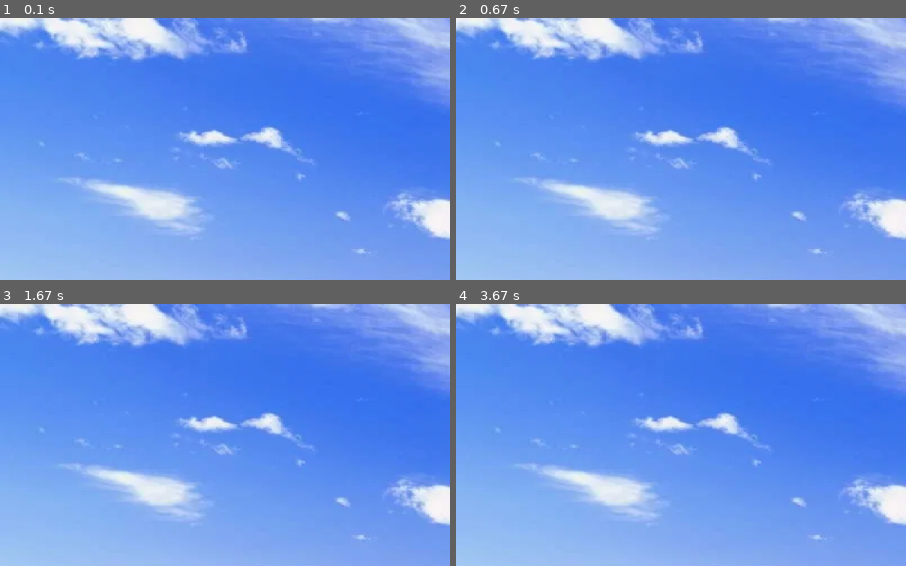
Above: before the commit, frames 1-4 (two rows, left to right).
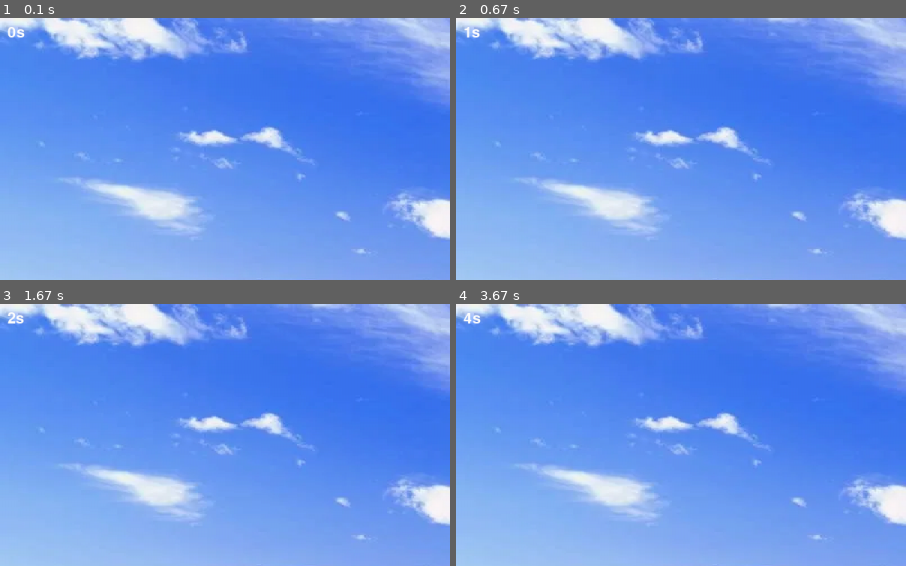
Above: after the commit, the same moments.

Repository: JonathanAgarradoJCU/First-PyGame
Game: pygame game, started from main.py
Two runs of this game, one before a commit and one after it. Both use one fixed random seed, a clock stepped at 60 frames per second and the inputs below.
Inputs:
- Up to frame 1 (0.1 s): no input
- Up to frame 2 (0.67 s): hold D from 0.33 s (still down)
- Up to frame 3 (1.67 s): release D at 0.8 s; hold W 0.83-1.13 s; hold D 1.17-1.63 s
- Up to frame 4 (3.67 s): hold A 1.67-2.2 s; hold S 2.23-2.53 s; hold A 2.57-2.97 s; hold W 3-3.37 s; hold D from 3.4 s (still down)
The pictures show only the part of the screen within x 0-50%, y 0-50%; the shares and areas given below are measured in that part.

The runs differ from the first frame. In frame 1, 0.1% of the frame differs, in the area x 1-6%, y 3-8%; in frame 2, less than 0.1%; in frame 3, less than 0.1%; in frame 4, less than 0.1%.

Commit message:
Add font rendering; display elapsed time; initialize font

Diff:
--- a/main.py
+++ b/main.py
@@ -1,22 +1,34 @@
 import pygame
 import time
 import random
+import pygame.font
 
 WIDTH, HEIGHT = 1200, 700
 WIN = pygame.display.set_mode((WIDTH, HEIGHT))
 pygame.display.set_caption("Untitled Python Game")
 
 BACKGROUND = pygame.transform.scale(pygame.image.load('Windows-XP-BG.png'), (WIDTH, HEIGHT))
+PLAYER_WIDTH = 40
+PLAYER_HEIGHT = 60
+PLAYER_VELOCITY = 8
+FONT = None
+
+def initialize_fonts():
+    global FONT
+    pygame.font.init()
+    FONT = pygame.font.SysFont('comicsans', 30)
 
 def draw(player, elapsed_time):
     WIN.blit(BACKGROUND, (0, 0))
+
+    time_text = FONT.render(f"{round(elapsed_time)}s", 1, (255, 255, 255))
+    WIN.blit(time_text, (10, 10))
+
     pygame.draw.rect(WIN, (255, 0, 0), player)
     pygame.display.update()
 
-PLAYER_WIDTH = 40
-PLAYER_HEIGHT = 60
+initialize_fonts()
 
-PLAYER_VELOCITY = 8
 
 def main():
     run = True
@@ -53,5 +65,6 @@
 
     pygame.quit()
 
+
 if __name__ == "__main__":
     main()
